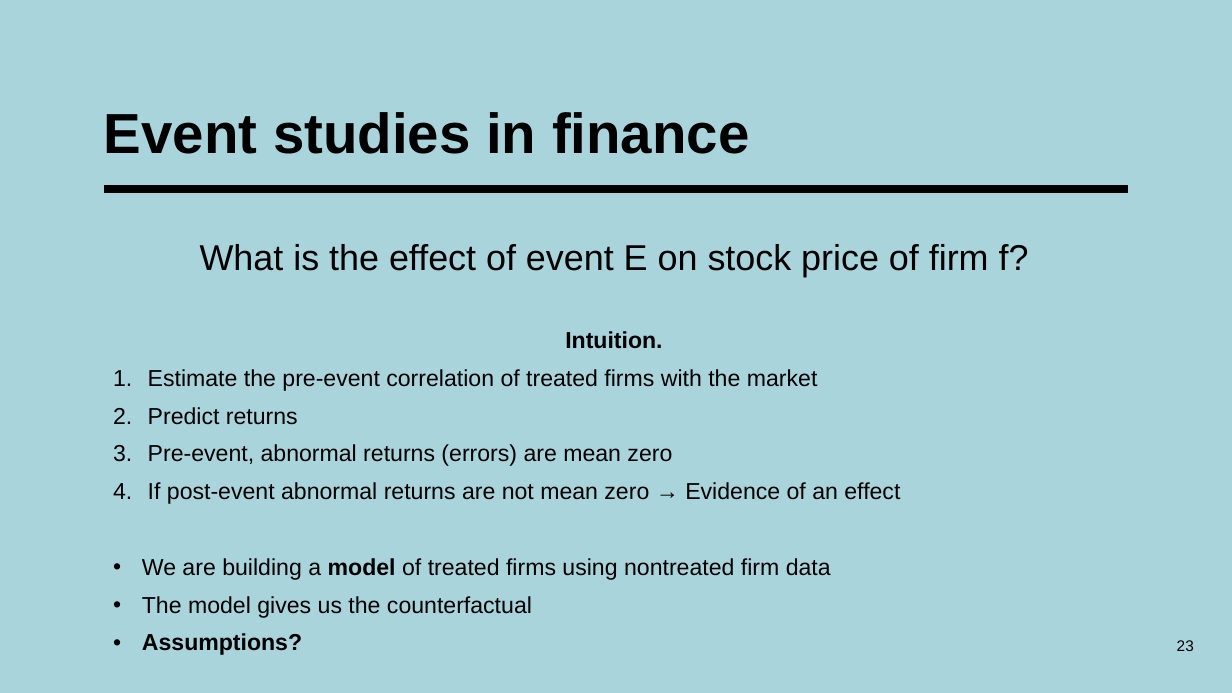
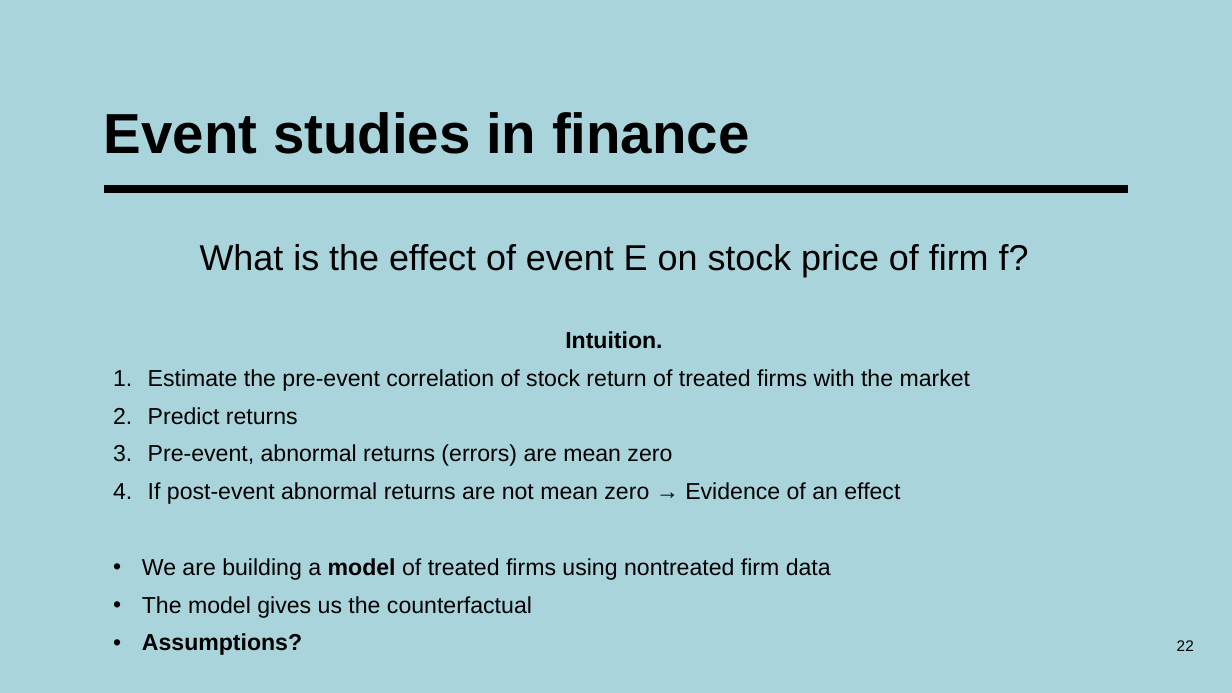
Before and after one commit to francescogranella/francescogranella.github.io, a slide deck: slide 22 of SCM.pptx (slide 23 before the commit). Drawn at 1232x693 pixels with LibreOffice and Linux fonts; fonts in the diff are those of the drawing. Boxes give left, top, right and bottom in pixels: in the first picture for what was removed or moved away, otherwise in the second. Text is boxed around its words. In the diff, an @@ line names an element or a change of style, - is before the commit and + after.

```diff
--- a/SCM.pptx
+++ b/SCM.pptx
@@ text at (148,369,971,391): text changed @@
-1. Estimate the pre-event correlation of treated firms with the market
+1. Estimate the pre-event correlation of stock return of treated firms with the market
@@ page number at (1177,640,1194,651): text changed @@
-23
+22
```
Also in this commit, not shown: 5 other slides changed, 1 slide added, 2 slides removed.
